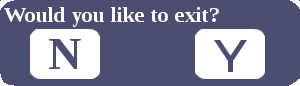
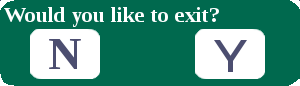
Two versions of the same layered image (300×86). Layer-by-layer changes:
painted on "Background" over [0, 0, 300, 86]
